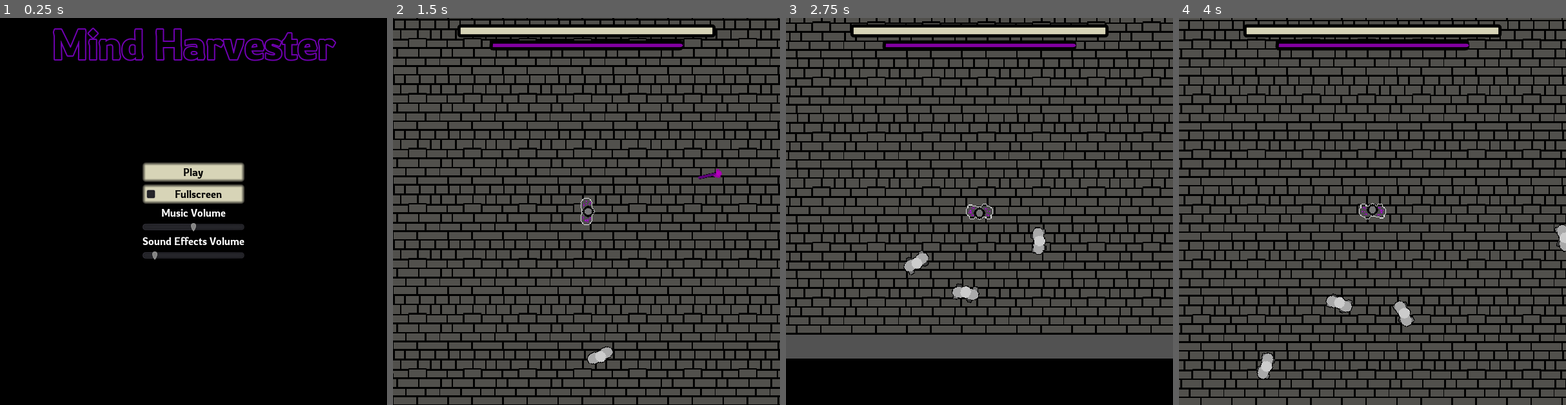
Above: before the commit, frames 1-4 (left to right).
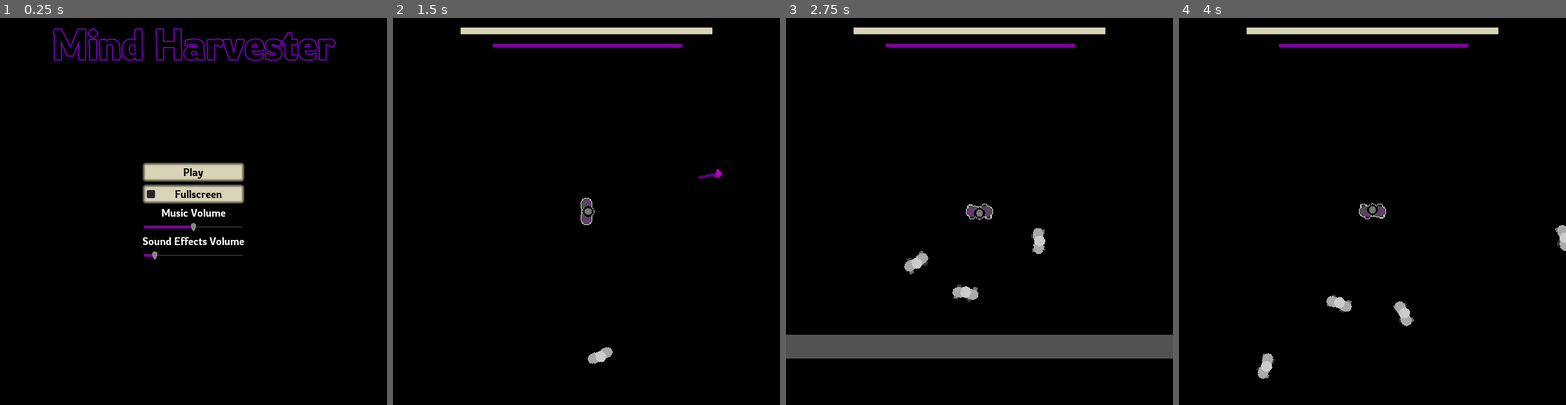
Above: after the commit, the same moments.

Repository: the-alex-g/LD52
Game: Godot game, scene res://Menu/MainMenu.tscn
The game is run twice, just before and just after one commit, with the same random seed, the same clock (stepped at 60 frames per second) and the same inputs.
Inputs (mouse positions are in pixels of both pictures, inside the frame that each line leads up to):
- Up to frame 1 (0.25 s): no input
- Up to frame 2 (1.5 s): click "Play" at 0.5 s; move the mouse to (671, 192) at 1.27 s; hold D (right) from 1.28 s (still down); hold Space (shoot) from 1.28 s (still down)
- Up to frame 3 (2.75 s): move the mouse to (902, 230) at 2.02 s; release D (right) at 2.03 s; release Space (shoot) at 2.03 s; hold S (down) from 2.03 s (still down); tap Space (shoot) at 2.1 s
- Up to frame 4 (4 s): move the mouse to (1411, 126) at 2.77 s; release S (down) at 2.78 s; hold D (right) 2.78-3.53 s; hold Space (shoot) 2.78-3.53 s; move the mouse to (1353, 288) at 3.52 s; hold W (up) from 3.53 s (still down); tap Space (shoot) at 3.6 s

The runs differ from the first frame. In frame 1, 0.7% of the frame differs, in the area x 36-64%, y 53-63%; in frame 2, 70%; in frame 3, 57%; in frame 4, 70%, in the area x 0-100%, y 0-100%.

Commit message:
Add sliders to theme

Diff:
--- a/project/Menu/theme.tres
+++ b/project/Menu/theme.tres
@@ -36,6 +36,29 @@
 border_width_bottom = 5
 border_color = Color( 0.43, 0.419967, 0.3698, 1 )
 border_blend = true
+corner_radius_top_left = 5
+corner_radius_top_right = 5
+corner_radius_bottom_right = 5
+corner_radius_bottom_left = 5
+
+[sub_resource type="StyleBoxFlat" id=7]
+bg_color = Color( 0.509804, 0, 0.631373, 1 )
+skew = Vector2( 0.05, 0 )
+border_width_left = 2
+border_width_top = 2
+border_width_bottom = 2
+border_color = Color( 0, 0, 0, 1 )
+corner_radius_top_right = 5
+corner_radius_bottom_right = 5
+corner_radius_bottom_left = 5
+
+[sub_resource type="StyleBoxFlat" id=8]
+bg_color = Color( 0.843137, 0.831373, 0.717647, 1 )
+border_width_left = 4
+border_width_top = 4
+border_width_right = 4
+border_width_bottom = 4
+border_color = Color( 0, 0, 0, 1 )
 corner_radius_top_left = 5
 corner_radius_top_right = 5
 corner_radius_bottom_right = 5
@@ -85,6 +108,9 @@
 Button/styles/hover = SubResource( 3 )
 Button/styles/normal = SubResource( 4 )
 Button/styles/pressed = SubResource( 5 )
+HSlider/styles/grabber_area = SubResource( 7 )
+HSlider/styles/grabber_area_highlight = SubResource( 7 )
+HSlider/styles/slider = SubResource( 8 )
 Panel/styles/panel = SubResource( 6 )
 ProgressBar/styles/bg = SubResource( 1 )
 ProgressBar/styles/fg = SubResource( 2 )
--- a/project/World/World.tscn
+++ b/project/World/World.tscn
@@ -7,7 +7,6 @@
 [ext_resource path="res://World/WallTiles.png" type="Texture" id=5]
 [ext_resource path="res://Player/Player.tscn" type="PackedScene" id=6]
 [ext_resource path="res://World/HUD.tscn" type="PackedScene" id=7]
-[ext_resource path="res://World/NewFloor.png" type="Texture" id=8]
 
 [sub_resource type="ConvexPolygonShape2D" id=3]
 points = PoolVector2Array( 0, 0, 32, 0, 32, 32, 0, 32 )
@@ -331,11 +330,6 @@
 [node name="World" type="Node2D"]
 script = ExtResource( 2 )
 
-[node name="Floor" type="Sprite" parent="."]
-texture = ExtResource( 8 )
-region_enabled = true
-region_rect = Rect2( 0, 0, 2304, 2304 )
-
 [node name="TileMap" type="TileMap" parent="."]
 tile_set = SubResource( 2 )
 cell_size = Vector2( 32, 32 )
Not shown: 1 places in project/Menu/theme.tres that only renumber resources
Not shown: 1 places in project/World/World.tscn that only renumber resources
